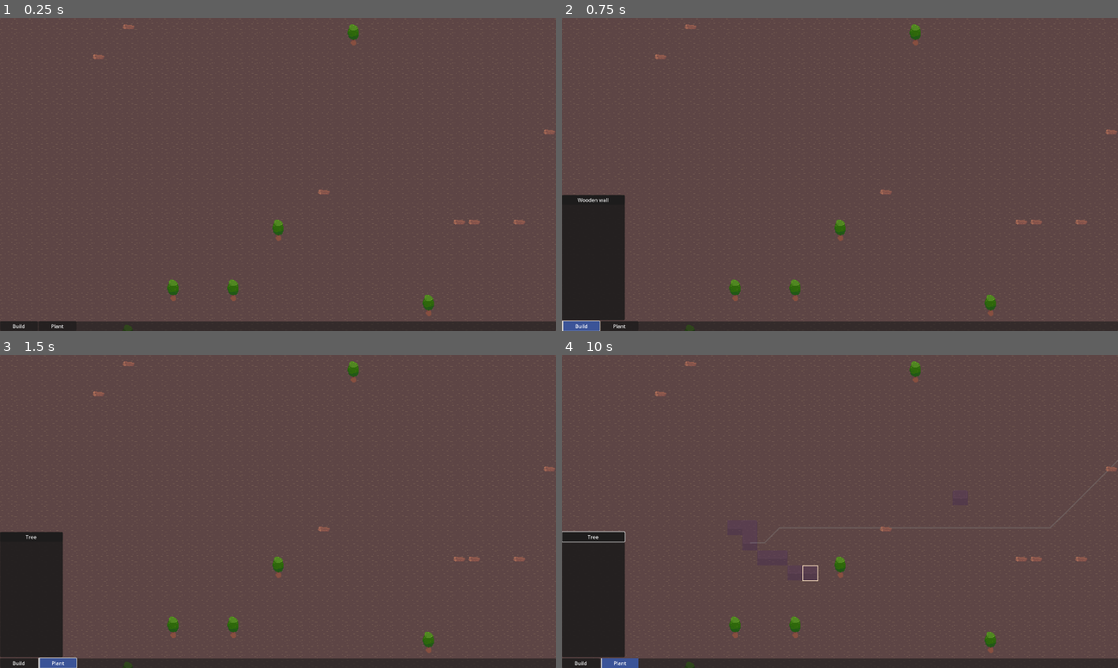
Above: before the commit, frames 1-4 (two rows, left to right).
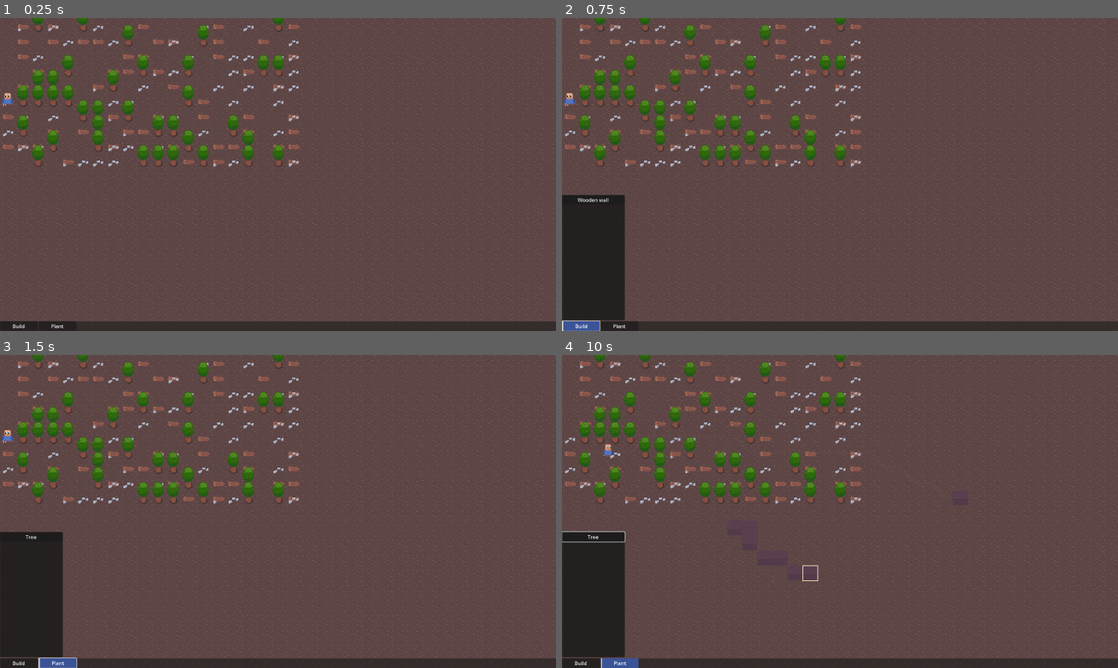
Above: after the commit, the same moments.

Repository: speakk/gnome_village
Game: Godot game, scene res://main.tscn
Two runs of this game, one before a commit and one after it. Both use one fixed random seed, a clock stepped at 60 frames per second and the inputs below.
Inputs (mouse positions are in pixels of both pictures, inside the frame that each line leads up to):
- Up to frame 1 (0.25 s): no input
- Up to frame 2 (0.75 s): click "Build" at 0.5 s
- Up to frame 3 (1.5 s): click "Plant" at 1.25 s
- Up to frame 4 (10 s): click "Tree" at 2 s; click "Build" at 2.75 s; click "Wooden wall" at 3.5 s; click "Plant" at 4.25 s; click "Tree" at 5 s; click "Build" at 5.75 s; click "Wooden wall" at 6.5 s; click "Plant" at 7.25 s; click "Tree" at 8 s; tap Enter at 8.75 s; move the mouse to (962, 495) at 8.77 s; hold Shift (line_draw_modifier) 8.78-9.5 s; click (962, 495) at 8.92 s; drag from (728, 527) to (812, 574) at 9.52 s

The runs differ from the first frame. In frame 1, 5.7% of the frame differs, in the area x 0-100%, y 0-100%; in frame 2, 5.7%; in frame 3, 5.7%; in frame 4, 5.7%.

Commit message:
Enable cancelling blueprints
- Made BlueprintTree into TaskTree which inherits from TaskTreeBranch
- Properly cancel tasks and do cleanup

Diff:
--- a/Events.gd
+++ b/Events.gd
@@ -2,9 +2,7 @@
 
 signal blueprint_placed(tile_position: Vector2i, blueprint: Blueprint)
 signal blueprint_finished(blueprint: Blueprint)
-
-signal task_finished(task: Task)
-signal task_assigner_finished(task_assigner: Variant)
+signal blueprint_cancel_issued(blueprint: Blueprint)
 
 signal map_ready(map: MainMap)
 signal solid_cell_placed(coordinate: Vector2i)
--- a/blueprint/Blueprint.gd
+++ b/blueprint/Blueprint.gd
@@ -7,6 +7,8 @@
 var build_progress := 0.0
 var item_id: Items.Id
 
+var finish_emitted := false
+
 func initialize(_item_id: Items.Id) -> Blueprint:
 	item_id = _item_id
 	$Sprite2D.modulate = Color(0.2, 0.2, 1.0, 0.2)
@@ -14,17 +16,20 @@
 	return self
 
 func finish_construction() -> void:
-	Events.blueprint_finished.emit(self)
-	Events.solid_cell_placed.emit(Globals.get_map().global_position_to_coordinate(global_position))
-	$Sprite2D.modulate = Color.WHITE
-	$ProgressBar.hide()
+	if not finish_emitted:
+		#Events.solid_cell_placed.emit(Globals.get_map().global_position_to_coordinate(global_position))
+		$Sprite2D.modulate = Color.WHITE
+		$ProgressBar.hide()
 
-	await get_tree().process_frame
+		await get_tree().process_frame
 
-	var item_on_ground := (ITEM_ON_GROUND.instantiate() as ItemOnGround).initialize(item_id, 1)
-	item_on_ground.global_position = global_position
-	get_parent().add_child(item_on_ground)
-	queue_free()
+		var item_on_ground := (ITEM_ON_GROUND.instantiate() as ItemOnGround).initialize(item_id, 1)
+		item_on_ground.global_position = global_position
+		get_parent().add_child(item_on_ground)
+
+		print("Finish construction")
+		finish_emitted = true
+		Events.blueprint_finished.emit(self)
 
 func increase_build_progress(amount: float) -> void:
 	build_progress += amount
--- a/main.gd
+++ b/main.gd
@@ -4,13 +4,11 @@
 @onready var ITEM_ON_GROUND := preload("res://items/ItemOnGround.tscn")
 
 func _ready() -> void:
-	var test_divider := 1
+	var test_divider := 4
 	var map_size_real_x := MainMap.MAP_SIZE_X * 24 / test_divider
 	var map_size_real_y := MainMap.MAP_SIZE_Y * 24 / test_divider
 
-	var item_types: Array[Items.Id] = [Items.Id.Wood]
-
-	for i in 30:
+	for i in 40:
 		var random_position := Vector2(randf_range(0, map_size_real_x), randf_range(0, map_size_real_y))
 		var grid_position := Globals.get_map().global_position_to_coordinate(random_position)
 		var quantized_position := Globals.get_map().coordinate_to_global_position(grid_position)
@@ -21,16 +19,18 @@
 
 	await get_tree().physics_frame
 
-	for i in 30:
+	var item_types: Array[Items.Id] = [Items.Id.Wood, Items.Id.Stone]
+
+	for i in 140:
 		var random_position := Vector2(randf_range(0, map_size_real_x), randf_range(0, map_size_real_y))
 		var grid_position := Globals.get_map().global_position_to_coordinate(random_position)
 		var quantized_position := Globals.get_map().coordinate_to_global_position(grid_position)
 		if not PathFinder.is_position_solid(grid_position):
-			var item_on_ground := (ITEM_ON_GROUND.instantiate() as ItemOnGround).initialize(Items.Id.Wood)
+			var item_on_ground := (ITEM_ON_GROUND.instantiate() as ItemOnGround).initialize(item_types.pick_random())
 			item_on_ground.global_position = quantized_position
 			add_child(item_on_ground)
 
-	var settlers_to_place := 4
+	var settlers_to_place := 1
 	var attempts := 400
 	for i in attempts:
 		var random_position := Vector2(randf_range(0, map_size_real_x), randf_range(0, map_size_real_y))
--- a/map/MainMap.gd
+++ b/map/MainMap.gd
@@ -20,8 +20,7 @@
 #const MATERIALS_LAYER = 2
 
 var map_entities := {
-	Layers.Building: [] as Array[Node2D],
-	Layers.Materials: [] as Array[Node2D]
+	Layers.Blueprint: {} as Dictionary
 }
 
 func _ready() -> void:
@@ -85,8 +84,12 @@
 		line_coords = []
 		$HoverRectDraw.set_line_coords([] as Array[Vector2i])
 
+	var tile_position: Vector2i = local_to_map(get_local_mouse_position())
+
+	if is_mouse_2_pressed:
+		_cancel_blueprint(tile_position)
+
 	if construction_item:
-		var tile_position: Vector2i = local_to_map(get_local_mouse_position())
 		if PathFinder.is_valid_position(tile_position):
 			$HoverRectDraw.set_line_coords([tile_position] as Array[Vector2i])
 
@@ -96,23 +99,25 @@
 						set_line_start(tile_position)
 
 					set_line_end(tile_position)
-					#line_coords = get_tile_line(line_start, line_end)
 					$HoverRectDraw.set_line_coords(get_tile_line(line_start, line_end))
-
-					#var line_coords := get_tile_line(line_start, line_end)
-					#for line_coord in line_coords:
-						#var hover_rect := HOVER_RECT.instantiate()
-						#hover_rect.position = map_to_local(line_coord) - Vector2(CELL_SIZE/2)
-						#$LineHoverRects.add_child(hover_rect)
 				else:
 					_place_blueprint(tile_position)
-
 			else:
 				if line_start and line_end:
 					var line_coords := get_tile_line(line_start, line_end)
 					for line_coord in line_coords:
 						_place_blueprint(line_coord)
 
+
+
+func _cancel_blueprint(tile_position: Vector2i) -> void:
+	var source_id := get_cell_source_id(Layers.Blueprint, tile_position)
+	if source_id > 0:
+		print("Removing at: ", tile_position)
+		var blueprint := map_entities[Layers.Blueprint][tile_position] as Blueprint
+		Events.blueprint_cancel_issued.emit(blueprint)
+		map_entities[Layers.Blueprint].erase(tile_position)
+		set_cell(Layers.Blueprint, tile_position, tile_set.get_source_id(1), Vector2i(-1, -1))
 
 
 func _place_blueprint(tile_position: Vector2i) -> void:
@@ -125,16 +130,24 @@
 		blueprint.global_position = coordinate_to_global_position(tile_position)
 		get_tree().root.get_node("Main").add_child(blueprint)
 
+		map_entities[Layers.Blueprint][tile_position] = blueprint
+		print("Placed at", tile_position)
 		Events.blueprint_placed.emit(tile_position, blueprint)
+
 var is_mouse_pressed := false
+var is_mouse_2_pressed := false
 
 # TODO: You could use an Area2D and the input_event in that to handle this instead
 func _unhandled_input(event: InputEvent) -> void:
 	if event is InputEventMouseButton:
 		if event.is_pressed():
-			is_mouse_pressed = true
+			if event.button_index == 1:
+				is_mouse_pressed = true
+			else:
+				is_mouse_2_pressed = true
 		else:
 			is_mouse_pressed = false
+			is_mouse_2_pressed = false
 
 
 
@@ -152,6 +165,7 @@
 func _blueprint_finished(blueprint: Blueprint) -> void:
 	var tile_position := global_position_to_coordinate(blueprint.global_position)
 	set_cell(Layers.Blueprint, tile_position, tile_set.get_source_id(1), Vector2i(-1, -1))
+	map_entities[Layers.Blueprint].erase(tile_position)
 	##set_cells_terrain_connect(Layers.Blueprint, [tile_position], 0, 0)
 	#set_cell(Layers.Blueprint, tile_position, tile_set.get_source_id(1), Vector2i(-1, -1))
 	#set_cells_terrain_connect(Layers.Building, [tile_position], 0, 0)
--- a/settler/settler.gd
+++ b/settler/settler.gd
@@ -38,23 +38,18 @@
 }
 
 func _ready() -> void:
-	Events.task_finished.connect(_task_finished)
-	#process_mode = Node.PROCESS_MODE_DISABLED
-
-func _task_finished(task: Task) -> void:
-	if current_task == task:
-		current_task = null
-
-#func _process(delta: float) -> void:
-	#if current_task:
-		##print("Ticking?")
-		#current_task.tick()
+	name = "Settler"
 
 func get_direction_to_next_path_point() -> Vector2:
 	#print("Next path point: ", PathFinder.get_point_position(path[current_path_index]))
 	#var point_position := PathFinder.get_point_position(path[current_path_index])
 	var point_position := path[current_path_index] as Vector2
 	return global_position.direction_to(Globals.get_map().coordinate_to_global_position(point_position))
+
+func clear_path() -> void:
+	path = null
+	current_path_index = 0
+	target = null
 
 func advance_path_index() -> void:
 	if path:
@@ -64,8 +59,7 @@
 			if current_path_index > path.size() - 1:
 				# TODO: Emit path finished event if needed?
 				#_finished_path()
-				path = null
-				current_path_index = 0
+				clear_path()
 
 func _finished_path() -> void:
 	pass
@@ -77,6 +71,10 @@
 	$Line2D.global_position = get_parent().global_position
 
 func _physics_process(delta: float) -> void:
+	if not current_task:
+		current_task = null
+		clear_path()
+
 	velocity = Vector2.ZERO
 	advance_path_index()
 
@@ -123,11 +121,10 @@
 	current_task.is_being_worked_on = false
 	remove_child(current_task)
 	current_task = null
-	Events.task_finished.emit(current_task)
 	# TODO: Queue free task at some point maybe... Not now though
 
 func is_available_for_work() -> bool:
-	return current_task == null
+	return current_task == null or not current_task
 
 func get_task_status() -> int:
 	return current_task.get_last_tick_status()
--- a/settler/settler.tscn
+++ b/settler/settler.tscn
@@ -76,4 +76,4 @@
 
 [node name="Line2D" type="Line2D" parent="."]
 width = 2.0
-default_color = Color(0.798, 0.95, 0.9272, 0.117647)
+default_color = Color(0.798, 0.95, 0.9272, 0.0196078)
--- a/task_handler/TaskHandler.gd
+++ b/task_handler/TaskHandler.gd
@@ -2,16 +2,14 @@
 
 class_name TaskHandler
 
-@onready var blueprint_tree_creator := preload("res://task_handler/trees/blueprint_tree.gd").new()
+@onready var BLUEPRINT_TREE := preload("res://task_handler/trees/BlueprintTree.gd")
 
 func _ready() -> void:
 	Events.blueprint_placed.connect(_blueprint_placed)
 
-var task_trees: Array[TaskTreeBranch] = []
-
 func _blueprint_placed(tile_position: Vector2i, blueprint: Blueprint) -> void:
-	var task_tree := blueprint_tree_creator.create_blueprint_task_tree(tile_position, blueprint, get_tree()) as TaskTreeBranch
-	task_trees.append(task_tree)
+	var task_tree := (BLUEPRINT_TREE.new() as BlueprintTree).initialize(tile_position, blueprint, get_tree()) as TaskTreeBranch
+	add_child(task_tree)
 
 func get_available_settler(task: Variant) -> Settler:
 	var settlers := get_tree().get_nodes_in_group("settler") as Array[Node]
@@ -53,12 +51,14 @@
 func _process(delta: float) -> void:
 	task_process_timer += delta
 	if task_process_timer >= task_process_delay:
-		for task_tree in task_trees:
-			var next_available_task: Variant = get_next_available_task(task_tree)
-			if next_available_task:
-				var available_settler := get_available_settler(next_available_task)
-				if available_settler:
-					available_settler.start_task(next_available_task)
+		#for task_tree in task_trees:
+		for task_tree in get_children() as Array[TaskTreeBranch]:
+			if task_tree:
+				var next_available_task: Variant = get_next_available_task(task_tree)
+				if next_available_task:
+					var available_settler := get_available_settler(next_available_task)
+					if available_settler:
+						available_settler.start_task(next_available_task)
 
 		task_process_timer = 0
 
--- a/task_handler/TaskTreeBranch.gd
+++ b/task_handler/TaskTreeBranch.gd
@@ -7,3 +7,14 @@
 }
 
 var order_type: OrderType = OrderType.Sequence
+var root: bool = false
+
+func clean_up() -> void:
+	for child in get_children():
+		if child.has_method("clean_up"):
+			print("Calling clean up on: ", child)
+			child.clean_up()
+		else:
+			child.queue_free()
+
+	queue_free()
--- a/task_handler/TaskTreeLeaf.gd
+++ b/task_handler/TaskTreeLeaf.gd
@@ -3,3 +3,6 @@
 class_name TaskTreeLeaf
 
 var task: Task
+
+func clean_up() -> void:
+	task.queue_free()
--- a/task_handler/trees/blueprint_tree.gd
+++ b/task_handler/trees/BlueprintTree.gd
@@ -1,12 +1,30 @@
-extends Node
+extends TaskTree
+
+class_name BlueprintTree
 
 var BRING_RESOURCE_TASK := preload("res://tasks/bring_resource_task.tscn")
 var BUILD_TASK := preload("res://tasks/build_task.tscn")
 
-func create_blueprint_task_tree(tile_target: Vector2i, blueprint: Blueprint, scene_tree: SceneTree) -> TaskTreeBranch:
-	var blueprint_tree := TaskTreeBranch.new()
-	blueprint_tree.order_type = TaskTreeBranch.OrderType.Sequence
-	blueprint_tree.name = "Blueprint_Tree"
+var blueprint: Blueprint
+
+func _ready() -> void:
+	name = "Blueprint_Tree"
+
+	Events.blueprint_finished.connect(func(_blueprint: Blueprint) -> void:
+		if _blueprint == blueprint:
+			clean_up()
+			blueprint.call_deferred("queue_free")
+	)
+
+	Events.blueprint_cancel_issued.connect(func(_blueprint: Blueprint) -> void:
+		if _blueprint == blueprint:
+			clean_up()
+			blueprint.call_deferred("queue_free")
+	)
+
+func initialize(tile_target: Vector2i, _blueprint: Blueprint, scene_tree: SceneTree) -> BlueprintTree:
+	order_type = TaskTreeBranch.OrderType.Sequence
+	blueprint = _blueprint
 
 	var item_id := blueprint.item_id
 	var material_requirements := Items.get_crafting_requirements(item_id)
@@ -26,7 +44,7 @@
 	build_leaf.task = (BUILD_TASK.instantiate() as BuildTask).initialize(blueprint)
 	build_leaf.name = "Build_Leaf"
 
-	blueprint_tree.add_child(bring_resources)
-	blueprint_tree.add_child(build_leaf)
+	add_child(bring_resources)
+	add_child(build_leaf)
 
-	return blueprint_tree
+	return self
--- /dev/null
+++ b/task_handler/trees/TaskTree.gd
@@ -0,0 +1,3 @@
+extends TaskTreeBranch
+
+class_name TaskTree
--- a/tasks/Task.gd
+++ b/tasks/Task.gd
@@ -6,9 +6,9 @@
 var is_finished := false
 var has_failed := false
 
-func _ready() -> void:
-	Events.task_finished.connect(_task_finished)
+func _exit_tree() -> void:
+	clean_up()
 
-func _task_finished(task: Task) -> void:
-	if task == self:
-		is_finished = true
+# Implement when extending
+func clean_up() -> void:
+	pass
--- a/tasks/actions/GetItemAmount.gd
+++ b/tasks/actions/GetItemAmount.gd
@@ -7,7 +7,7 @@
 
 @warning_ignore("untyped_declaration")
 func tick(actor: Node, blackboard: Blackboard) -> int:
-	if target_item == null or target_item.itemAmount.amount < amount:
+	if not target_item or target_item.itemAmount.amount < amount:
 		print("FAILED at GetItemAmount", target_item)
 		return FAILURE
 
--- a/tasks/actions/PutItemToInventory.gd
+++ b/tasks/actions/PutItemToInventory.gd
@@ -8,6 +8,9 @@
 
 @warning_ignore("untyped_declaration")
 func tick(actor: Node, blackboard: Blackboard) -> int:
+	if not target_inventory:
+		return FAILURE
+
 	if not actor.can_reach_target(target_inventory.get_parent().global_position):
 		return FAILURE
 
--- a/tasks/bring_resource_task.gd
+++ b/tasks/bring_resource_task.gd
@@ -53,6 +53,9 @@
 	%PutItemToBlueprint.item_id = item_requirement.item_id
 	%PutItemToBlueprint.amount = item_requirement.amount
 
+func clean_up() -> void:
+	if _material:
+		_material.reserved_for_picking = false
 
 func tick() -> int:
 	return super.tick()
Binary file changed: assets/tree.aseprite
Binary file changed: assets/tree.png
